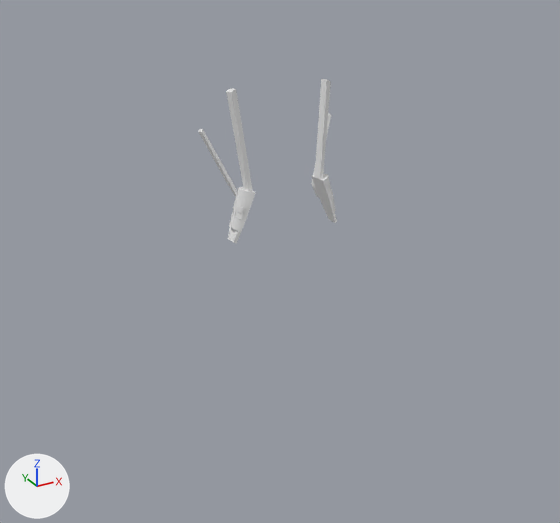
The FBX model FortunesProject/Assets/FortunesFromTheScrapyard/AssetsFolder/Indev/Elites/ScrapElite/ScrapCrown.fbx as it was, and as the next commit left it.
Both versions are drawn from a 50 mm camera at (-0.982, -1.774, 0.677) aimed at (0.043, 0.089, -0.254). The lights are fixed; the arrows at lower left show +X, +Y and +Z.

The first picture shows 'mdlEliteScrapCrownL', 'mdlEliteScrapCrownR'.
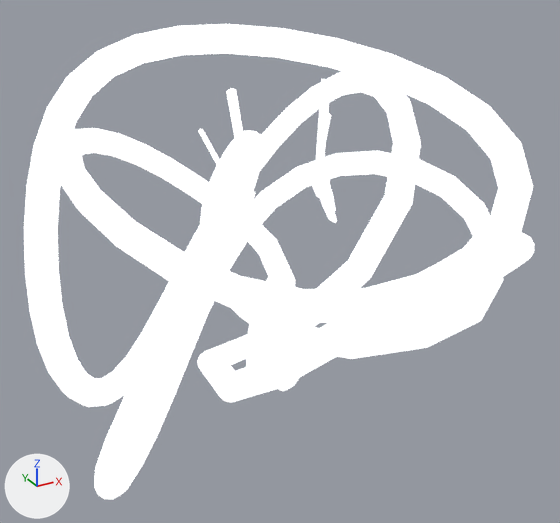
Changed parts and their boxes [x1, y1, x2, y2] in the pictures (560 x 523 px):
'matHeart', added: after [24, 24, 535, 500]
'mdlEliteScrapCrownR', recoloured: [198, 88, 256, 243] in both
'mdlEliteScrapCrownL', recoloured: [311, 79, 337, 223] in both

Edits to the bpy script that builds the scene:
```text
Add mat_matscrapelite:
    mat_matscrapelite = principled_material('matScrapElite')
    mat_matscrapelite.base_color = (0.8, 0.8, 0.8)  # white #e7e7e7
    mat_matscrapelite.roughness = 1.0
    mat_matscrapelite.emission_strength = 1.0
Add mat_matscrapelite_001:
    mat_matscrapelite_001 = principled_material('matScrapElite.001')
    mat_matscrapelite_001.base_color = (0.8, 0.8, 0.8)  # white #e7e7e7
    mat_matscrapelite_001.roughness = 1.0
    mat_matscrapelite_001.emission_strength = 1.0
Change me_bandit2accessoriesmesh_007:
    where me_bandit2accessoriesmesh_007.from_pydata(...)  # 238 vertices, 236 faces; spans x -0.201..-0.103, y -0.045..0.094, z -0.113..0.291
    remove me_bandit2accessoriesmesh_007.materials.append(mat_matstrategist_003)  # white #e7e7e7
    add me_bandit2accessoriesmesh_007.materials.append(mat_matscrapelite)  # white #e7e7e7
Change me_bandit2accessoriesmesh_001:
    where me_bandit2accessoriesmesh_001.from_pydata(...)  # 238 vertices, 236 faces; spans x 0.103..0.201, y -0.045..0.094, z -0.113..0.291
    remove me_bandit2accessoriesmesh_001.materials.append(mat_matstrategist_003)  # white #e7e7e7
    add me_bandit2accessoriesmesh_001.materials.append(mat_matscrapelite)  # white #e7e7e7
Add me_mesh_002:
    me_mesh_002.from_pydata(...)  # 1801 vertices, 1773 faces; spans x -0.703..0.731, y -0.584..0.823, z -0.875..0.425
    me_mesh_002.materials.append(mat_matscrapelite_001)  # white #e7e7e7
Add ob_matheart:
    ob_matheart = bpy.data.objects.new('matHeart', me_mesh_002)
    ob_matheart.location = (0.0, 0.0, 0.0)
```
